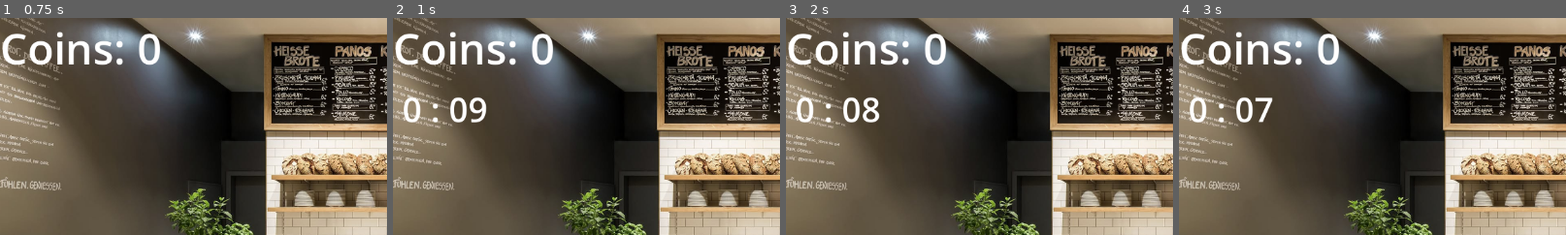
Above: before the commit, frames 1-4 (left to right).
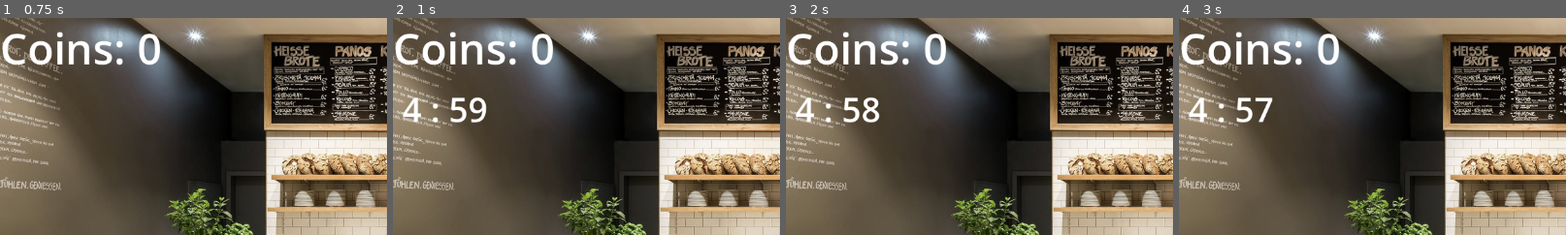
Above: after the commit, the same moments.

Repository: dacooler/TheGameTimeWarpingKitchenTheTimeCookingSimulatorTheGame2026Jam
Game: Godot game, scene res://scenes/orders_please.tscn
Two runs of this game, one before a commit and one after it. Both use one fixed random seed, a clock stepped at 60 frames per second and the inputs below. This scene is started directly instead of the project's main scene.
Inputs (mouse positions are % of the whole screen's width and height, from its top left):
- Up to frame 1 (0.75 s): tap Enter at 0.5, 0.6 s; move the mouse to (72, 45) at 0.52 s; click (72, 45) at 0.67 s
- Up to frame 2 (1 s): no input
- Up to frame 3 (2 s): tap Space at 1.25 s; drag from (30, 55) to (86, 54) at 1.27 s
- Up to frame 4 (3 s): move the mouse to (60, 28) at 2.02 s; tap Enter at 2.1, 2.75 s; click (60, 28) at 2.17 s; drag from (45, 70) to (14, 90) at 2.77 s
The pictures show only the part of the screen within x 0-50%, y 0-50%; the shares and areas given below are measured in that part.

Frame 1 is identical in both runs. In frame 2, 0.5% of the frame differs, in the area x 2-20%, y 36-49%; in frame 3, 0.5%; in frame 4, 0.5%.

Commit message:
Added asset: hungry boi

Diff:
--- a/the-game-time-warping-kitchen-the-time-cooking-simulator-the-game-2026-jam/scripts/orders_please.gd
+++ b/the-game-time-warping-kitchen-the-time-cooking-simulator-the-game-2026-jam/scripts/orders_please.gd
@@ -1,8 +1,8 @@
 extends Node2D
 
 @onready var timer: Timer = $Timer
-var seconds: int = 10
-var minutes: int = 0
+var seconds: int = 0
+var minutes: int = 5
 @onready var rich_text_label: RichTextLabel = $RichTextLabel
 @onready var calm_music_player: AudioStreamPlayer2D = $CalmMusicPlayer
 @onready var stress_music_player: AudioStreamPlayer2D = $StressMusicPlayer
Binary file added: the-game-time-warping-kitchen-the-time-cooking-simulator-the-game-2026-jam/images/hungry_boi.png
